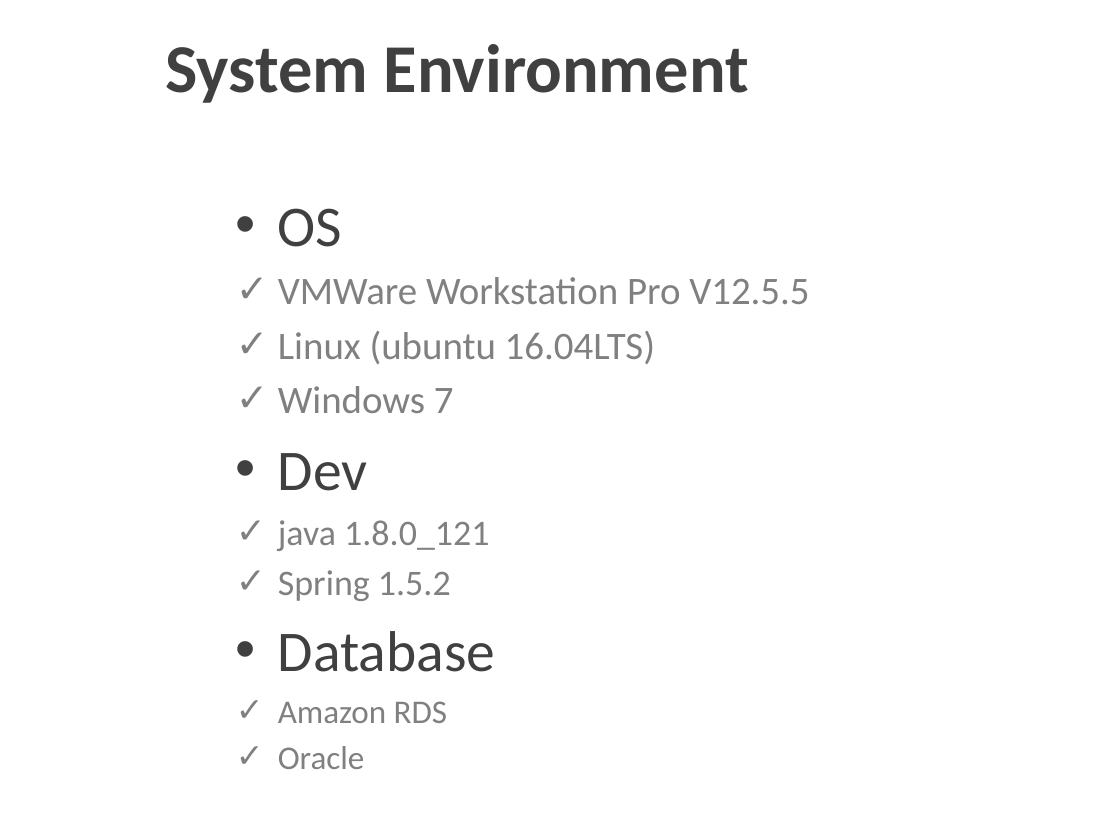
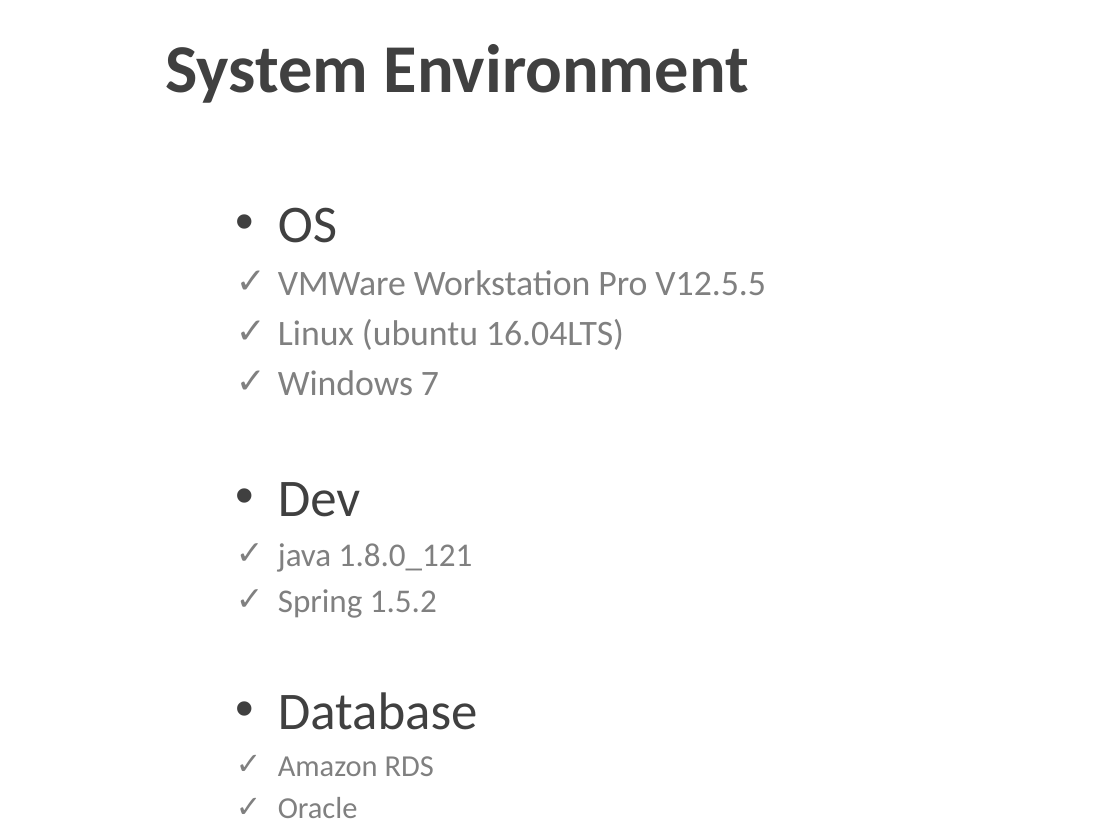
Before and after one commit to itbanked/H_Project, a slide deck: slide 3 of Info/TeamPPT_Final3.pptx. Drawn at 1120x840 pixels with LibreOffice and Linux fonts; fonts in the diff are those of the drawing; background and template pictures are left out. Boxes give left, top, right and bottom in pixels: in the first picture for what was removed or moved away, otherwise in the second. Text is boxed around its words. In the diff, an @@ line names an element or a change of style, - is before the commit and + after.

```diff
--- a/Info/TeamPPT_Final3.pptx
+++ b/Info/TeamPPT_Final3.pptx
@@ text "OS" at (278,207,765,818): size 37 to 34 pt in "OS", "Dev", "Database"; size 25 to 22.9 pt in "VMWare Workstation Pro V12.5.5", "Linux (ubuntu 16.04LTS)", "Windows 7"; size 23.1 to 21.2 pt in "java 1.8.0_121", "Spring 1.5.2"; size 21.3 to 19.6 pt in "Amazon RDS", "Oracle" @@
```
Also in this commit, not shown: 1 other slide changed, 1 other file.
